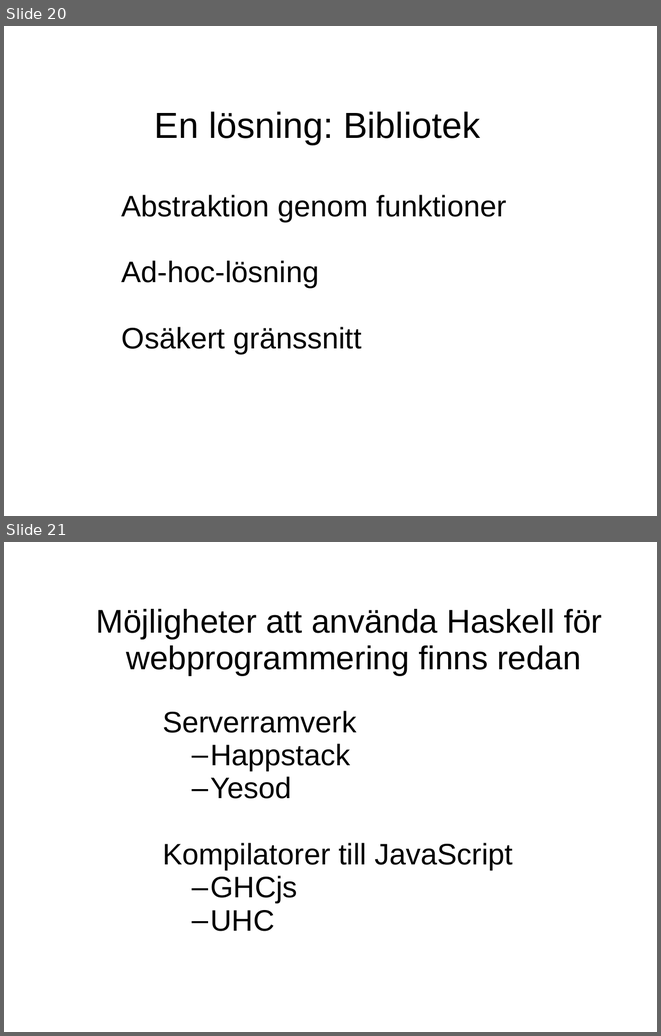
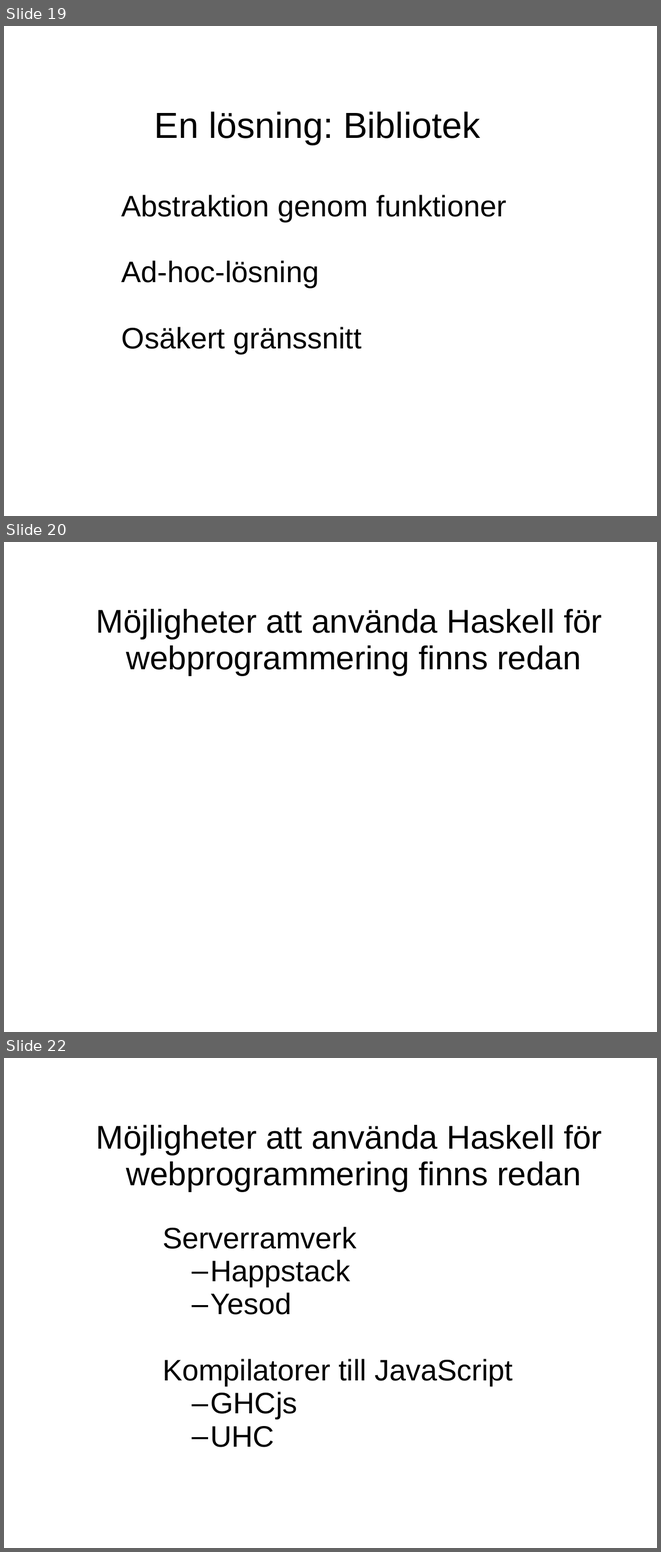
Before and after one commit to evilcandybag/JSHC, a slide deck: report/presentation.ppt. Shown one above the other, each under a label of ours: slides 20 and 21 before the commit, slides 19, 20 and 22 after it; the slides between them are not shown. The pictures are 661x1036 and 661x1552 pixels, drawn with LibreOffice and Linux fonts; fonts in the diff are those of the drawing. Boxes give left, top, right and bottom in pixels: in the first picture for what was removed or moved away, otherwise in the second. Text is boxed around its words. In the diff, an @@ line names an element or a change of style, - is before the commit and + after.

```diff
--- a/report/presentation.ppt
+++ b/report/presentation.ppt
@@ slide 20 added at box(4, 542, 657, 1032), background #FFFFFF @@
@@ text added at box(96, 609, 602, 676), 40 pt, text #000000 @@
+Möjligheter att använda Haskell för
+webprogrammering finns redan
@@ what was slide 20 is now slide 19 @@
@@ what was slide 21 is now slide 22 @@
```
Also in this commit, not shown: 13 slides changed, 8 other slides added, 1 slide removed, 2 other files.
